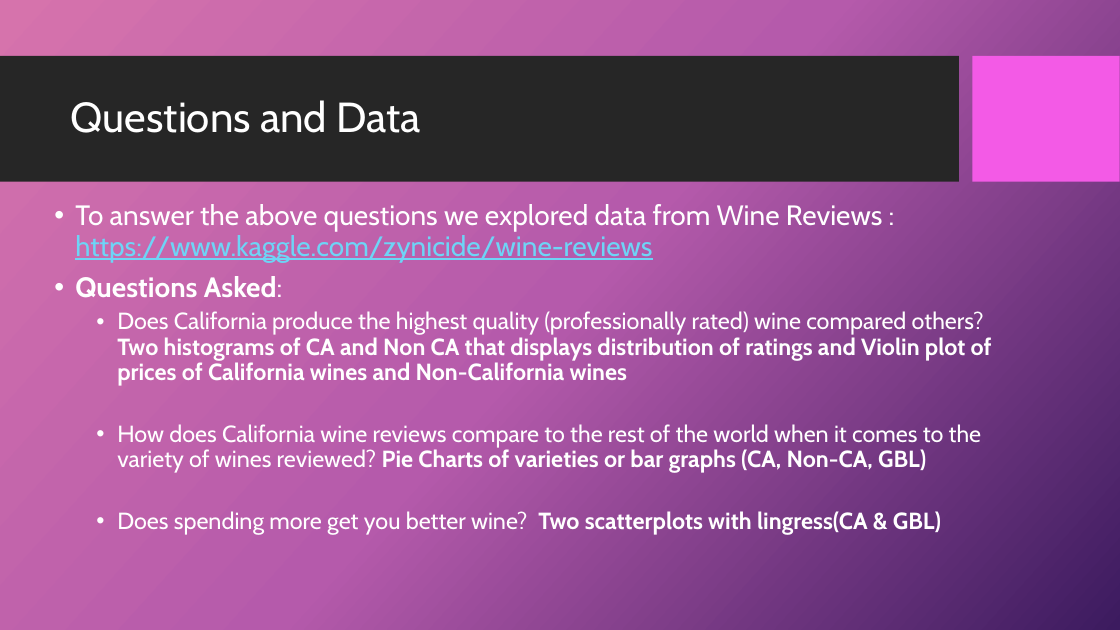
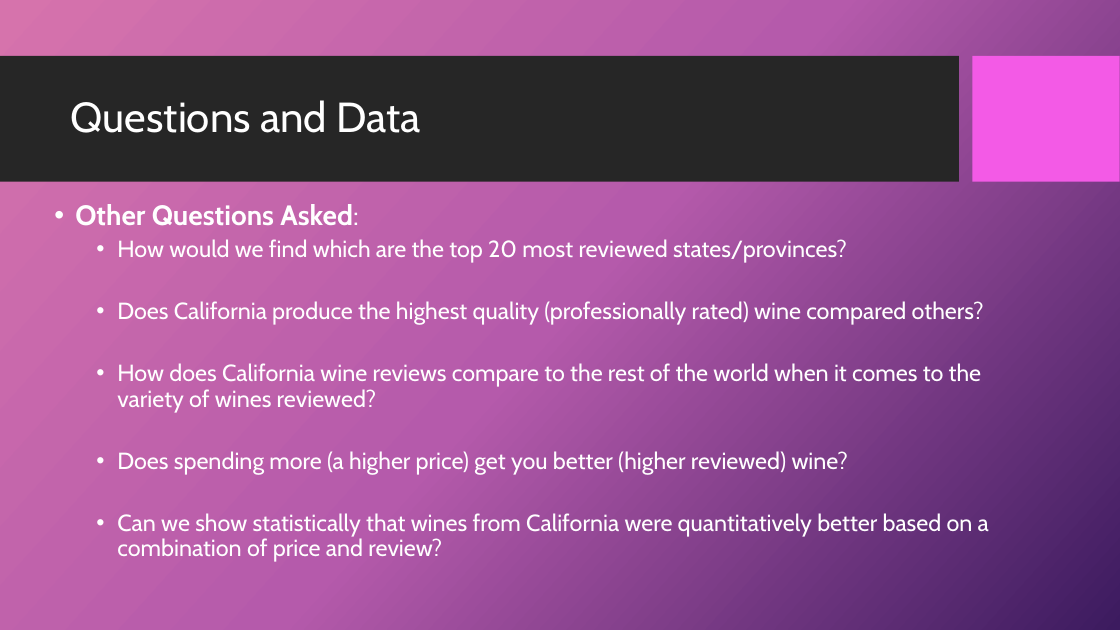
Before and after one commit to 4Reference/Project1, a slide deck: slide 3 of Data Science_Project 1_Group2.pptx (slide 4 before the commit). Drawn at 1120x630 pixels with LibreOffice and Linux fonts; fonts in the diff are those of the drawing; background and template pictures are left out. Boxes give left, top, right and bottom in pixels: in the first picture for what was removed or moved away, otherwise in the second. Text is boxed around its words. In the diff, an @@ line names an element or a change of style, - is before the commit and + after.

```diff
--- a/Data Science_Project 1_Group2.pptx
+++ b/Data Science_Project 1_Group2.pptx
@@ text at [75, 204, 989, 562]: text changed @@
-• To answer the above questions we explored data from Wine Reviews : https://www.kaggle.com/zynicide/wine-reviews
-• Questions Asked:
-  • Does California produce the highest quality (professionally rated) wine compared others? Two histograms of CA and Non CA that displays distribution of ratings and Violin plot of prices of California wines and Non-California wines
-  • How does California wine reviews compare to the rest of the world when it comes to the variety of wines reviewed? Pie Charts of varieties or bar graphs (CA, Non-CA, GBL)
-  • Does spending more get you better wine? Two scatterplots with lingress(CA & GBL)
+• Other Questions Asked:
+  • How would we find which are the top 20 most reviewed states/provinces?
+  • Does California produce the highest quality (professionally rated) wine compared others?
+  • How does California wine reviews compare to the rest of the world when it comes to the variety of wines reviewed?
+  • Does spending more (a higher price) get you better (higher reviewed) wine?
+  • Can we show statistically that wines from California were quantitatively better based on a combination of price and review?
```
Also in this commit, not shown: 9 other slides changed, 1 slide added, 2 slides removed.
